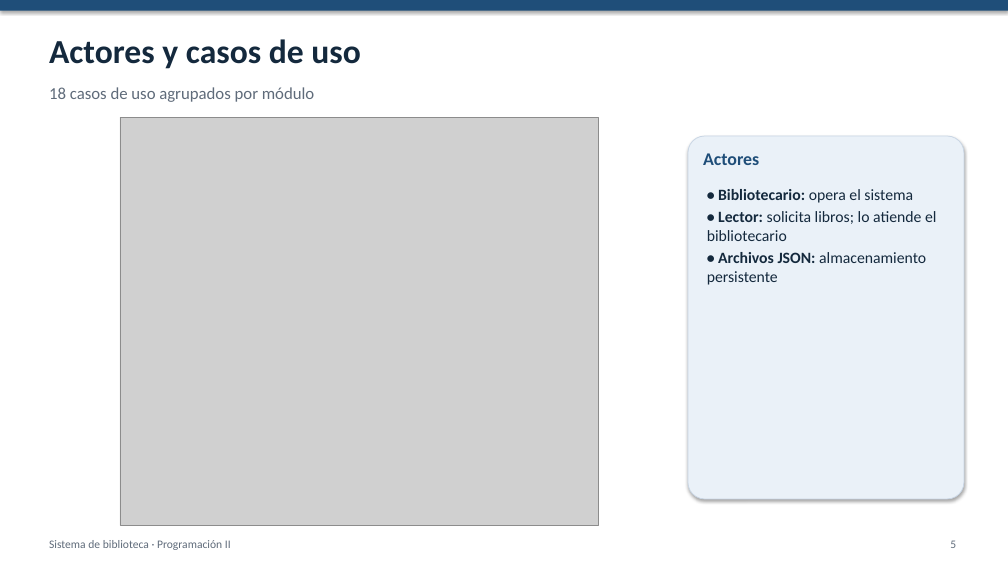
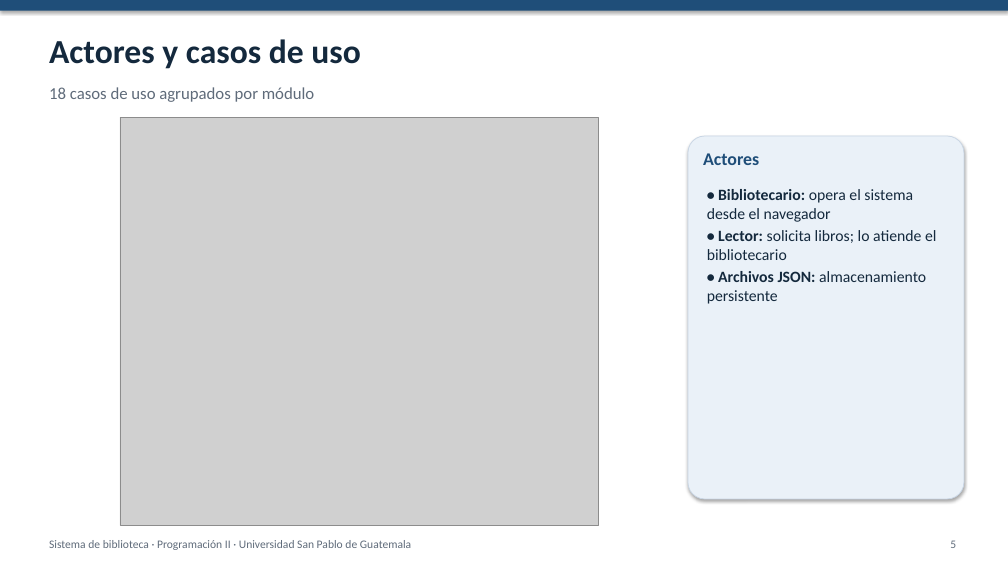
Before and after one commit to USPG-Angels-Workspace/sistema-biblioteca, a slide deck: slide 5 of docs/Presentacion.pptx. Drawn at 1008x567 pixels with LibreOffice and Linux fonts; fonts in the diff are those of the drawing; grey boxes stand for pictures. Boxes give left, top, right and bottom in pixels: in the first picture for what was removed or moved away, otherwise in the second. Text is boxed around its words. In the diff, an @@ line names an element or a change of style, - is before the commit and + after.

```diff
--- a/docs/Presentacion.pptx
+++ b/docs/Presentacion.pptx
@@ text at (707, 189, 913, 222): text changed; bold off @@
-• Bibliotecario: opera el sistema
+• Bibliotecario: opera el sistema desde el navegador
@@ text at (49, 540, 411, 550): text changed @@
-Sistema de biblioteca · Programación II
+Sistema de biblioteca · Programación II · Universidad San Pablo de Guatemala
```
Also in this commit, not shown: 15 other slides changed, 2 slides added, 2 slides removed.
